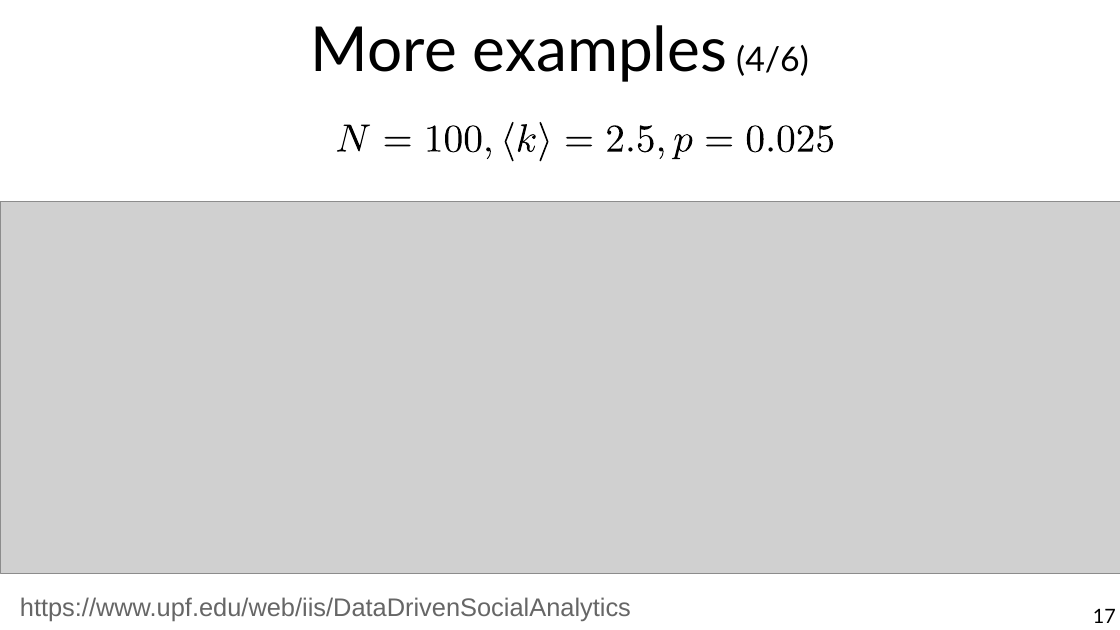
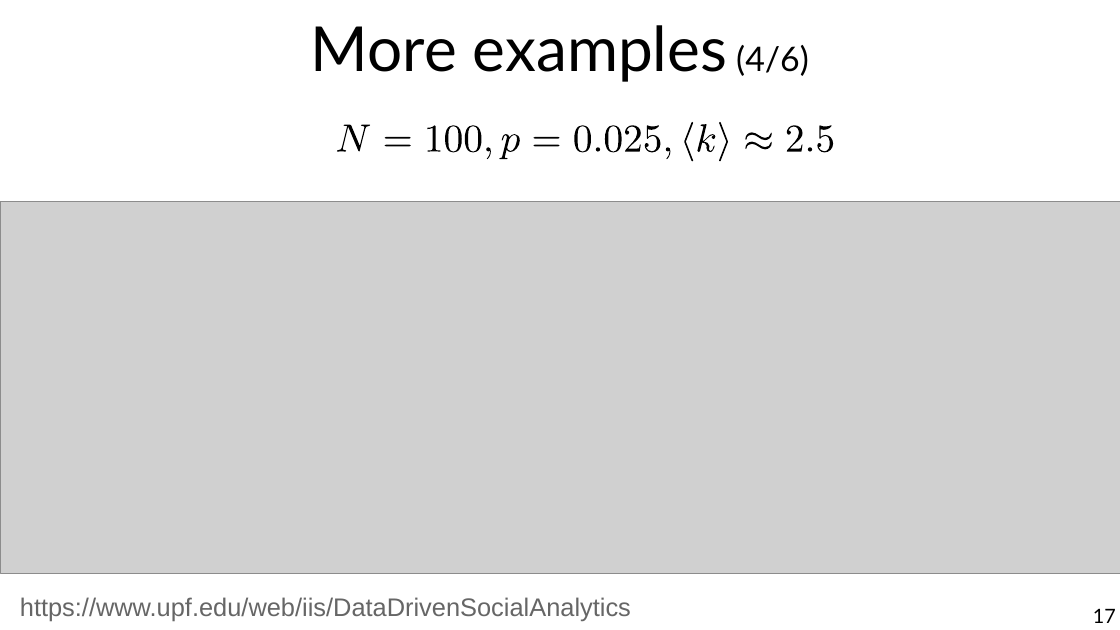
Before and after one commit to chatox/networks-science-course, a slide deck: slide 17 of theory/tt03_random_networks.odp. Drawn at 1120x630 pixels with LibreOffice and Linux fonts; fonts in the diff are those of the drawing; grey boxes stand for pictures. Boxes give left, top, right and bottom in pixels: in the first picture for what was removed or moved away, otherwise in the second. Text is boxed around its words. In the diff, an @@ line names an element or a change of style, - is before the commit and + after.

```diff
--- a/theory/tt03_random_networks.odp
+++ b/theory/tt03_random_networks.odp
@@ freeform shape: place and size @@
-freeform shape at bbox=[505, 122, 514, 162]
+freeform shape at bbox=[499, 134, 519, 160]
@@ freeform shape: place and size @@
-freeform shape at bbox=[518, 124, 537, 151]
+freeform shape at bbox=[534, 137, 560, 146]
@@ freeform shape: place and size @@
-freeform shape at bbox=[540, 122, 549, 162]
+freeform shape at bbox=[574, 125, 590, 152]
@@ freeform shape: place and size @@
-freeform shape at bbox=[566, 137, 593, 146]
+freeform shape at bbox=[596, 147, 600, 151]
@@ freeform shape at bbox=[605, 125, 621, 152]: outline redrawn @@
@@ freeform shape: place and size @@
-freeform shape at bbox=[628, 147, 632, 151]
+freeform shape at bbox=[625, 125, 641, 151]
@@ freeform shape: place and size @@
-freeform shape at bbox=[638, 125, 655, 152]
+freeform shape at bbox=[644, 125, 661, 152]
@@ freeform shape: place and size @@
-freeform shape at bbox=[659, 147, 664, 160]
+freeform shape at bbox=[666, 147, 671, 160]
@@ freeform shape: place and size @@
-freeform shape at bbox=[672, 134, 692, 160]
+freeform shape at bbox=[684, 122, 693, 162]
@@ freeform shape: place and size @@
-freeform shape at bbox=[706, 137, 733, 146]
+freeform shape at bbox=[697, 124, 715, 151]
@@ freeform shape: place and size @@
-freeform shape at bbox=[747, 125, 763, 152]
+freeform shape at bbox=[720, 122, 729, 162]
@@ freeform shape: place and size @@
-freeform shape at bbox=[768, 147, 772, 151]
+freeform shape at bbox=[745, 132, 771, 149]
@@ freeform shape: place and size @@
-freeform shape at bbox=[777, 125, 794, 152]
+freeform shape at bbox=[787, 125, 803, 151]
@@ freeform shape: place and size @@
-freeform shape at bbox=[798, 125, 814, 151]
+freeform shape at bbox=[808, 147, 812, 151]
```
Also in this commit, not shown: 13 other slides changed, 1 other file.
